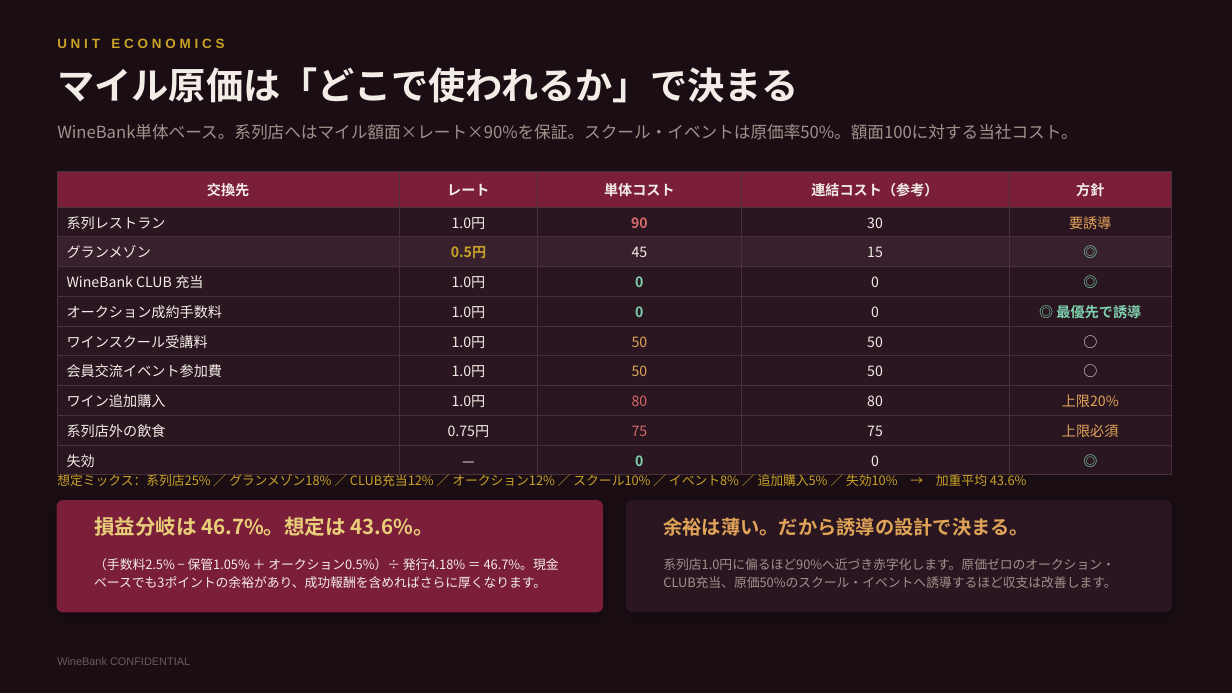
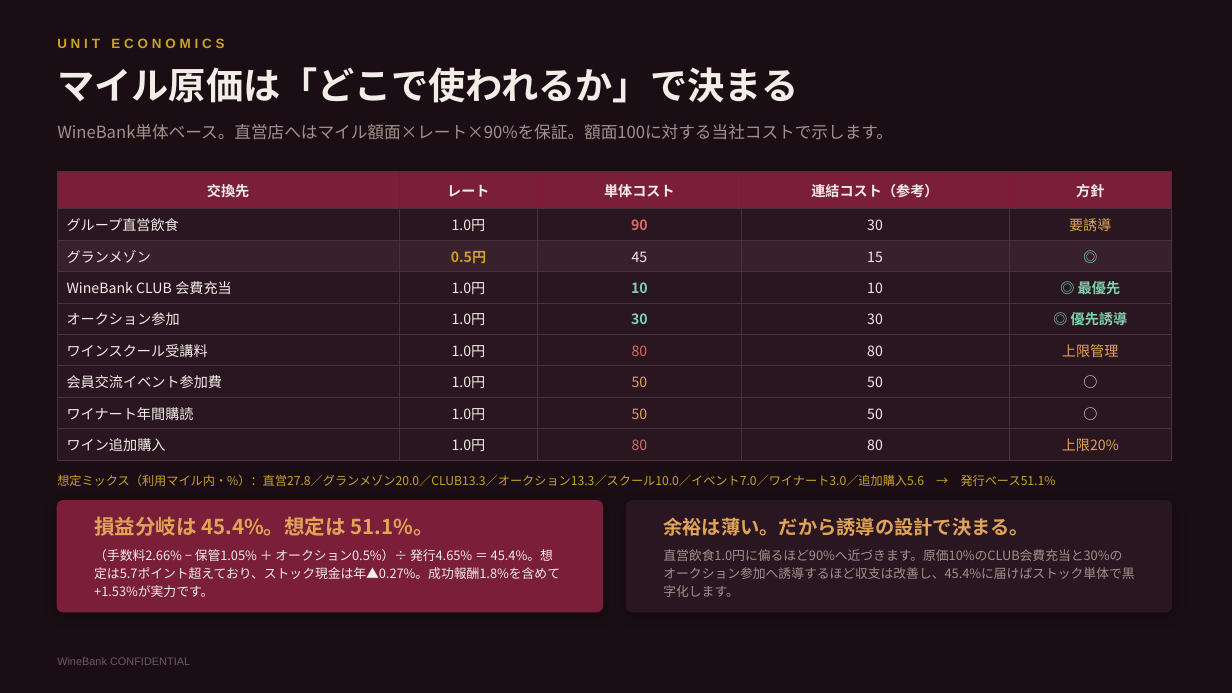
Before and after one commit to nakano-winebank/wine-auction, a slide deck: slide 12 of 提案資料/WineBank_ワインマイル経済圏構想.pptx. Drawn at 1232x693 pixels with LibreOffice and Linux fonts; fonts in the diff are those of the drawing. Boxes give left, top, right and bottom in pixels: in the first picture for what was removed or moved away, otherwise in the second. Text is boxed around its words. In the diff, an @@ line names an element or a change of style, - is before the commit and + after.

```diff
--- a/提案資料/WineBank_ワインマイル経済圏構想.pptx
+++ b/提案資料/WineBank_ワインマイル経済圏構想.pptx
@@ text at bbox=[57, 124, 893, 140]: text changed @@
-WineBank単体ベース。系列店へはマイル額面×レート×90%を保証。スクール・イベントは原価率50%。額面100に対する当社コスト。
+WineBank単体ベース。直営店へはマイル額面×レート×90%を保証。額面100に対する当社コストで示します。
@@ table at bbox=[57, 172, 1172, 455] @@
-row 2, column 1: 系列レストラン
+row 2, column 1: グループ直営飲食
-row 4: WineBank CLUB 充当 | 1.0円 | 0 | 0 | ◎
+row 4: WineBank CLUB 会費充当 | 1.0円 | 10 | 10 | ◎ 最優先
-row 5: オークション成約手数料 | 1.0円 | 0 | 0 | ◎ 最優先で誘導
+row 5: オークション参加 | 1.0円 | 30 | 30 | ◎ 優先誘導
-row 6: ワインスクール受講料 | 1.0円 | 50 | 50 | ○
+row 6: ワインスクール受講料 | 1.0円 | 80 | 80 | 上限管理
+row 8: ワイナート年間購読 | 1.0円 | 50 | 50 | ○
-row 9: 系列店外の飲食 | 0.75円 | 75 | 75 | 上限必須
-row 10: 失効 | — | 0 | 0 | ◎
@@ text at bbox=[57, 475, 1056, 486]: text changed; size 10 to 9.5 pt @@
-想定ミックス：系列店25% ／ グランメゾン18% ／ CLUB充当12% ／ オークション12% ／ スクール10% ／ イベント8% ／ 追加購入5% ／ 失効10% → 加重平均 43.6%
+想定ミックス（利用マイル内・%）：直営27.8／グランメゾン20.0／CLUB13.3／オークション13.3／スクール10.0／イベント7.0／ワイナート3.0／追加購入5.6 → 発行ベース51.1%
@@ text at bbox=[94, 516, 433, 536]: text changed; text colour #E8CE78 to #E0A458 @@
-損益分岐は 46.7%。想定は 43.6%。
+損益分岐は 45.4%。想定は 51.1%。
@@ text at bbox=[94, 549, 560, 597]: text changed @@
-（手数料2.5% − 保管1.05% ＋ オークション0.5%）÷ 発行4.18% ＝ 46.7%。現金ベースでも3ポイントの余裕があり、成功報酬を含めればさらに厚くなります。
+（手数料2.66% − 保管1.05% ＋ オークション0.5%）÷ 発行4.65% ＝ 45.4%。想定は5.7ポイント超えており、ストック現金は年▲0.27%。成功報酬1.8%を含めて+1.53%が実力です。
@@ text at bbox=[663, 549, 1134, 597]: text changed @@
-系列店1.0円に偏るほど90%へ近づき赤字化します。原価ゼロのオークション・CLUB充当、原価50%のスクール・イベントへ誘導するほど収支は改善します。
+直営飲食1.0円に偏るほど90%へ近づきます。原価10%のCLUB会費充当と30%のオークション参加へ誘導するほど収支は改善し、45.4%に届けばストック単体で黒字化します。
```
Also in this commit, not shown: 11 other slides changed, 5 other files.
